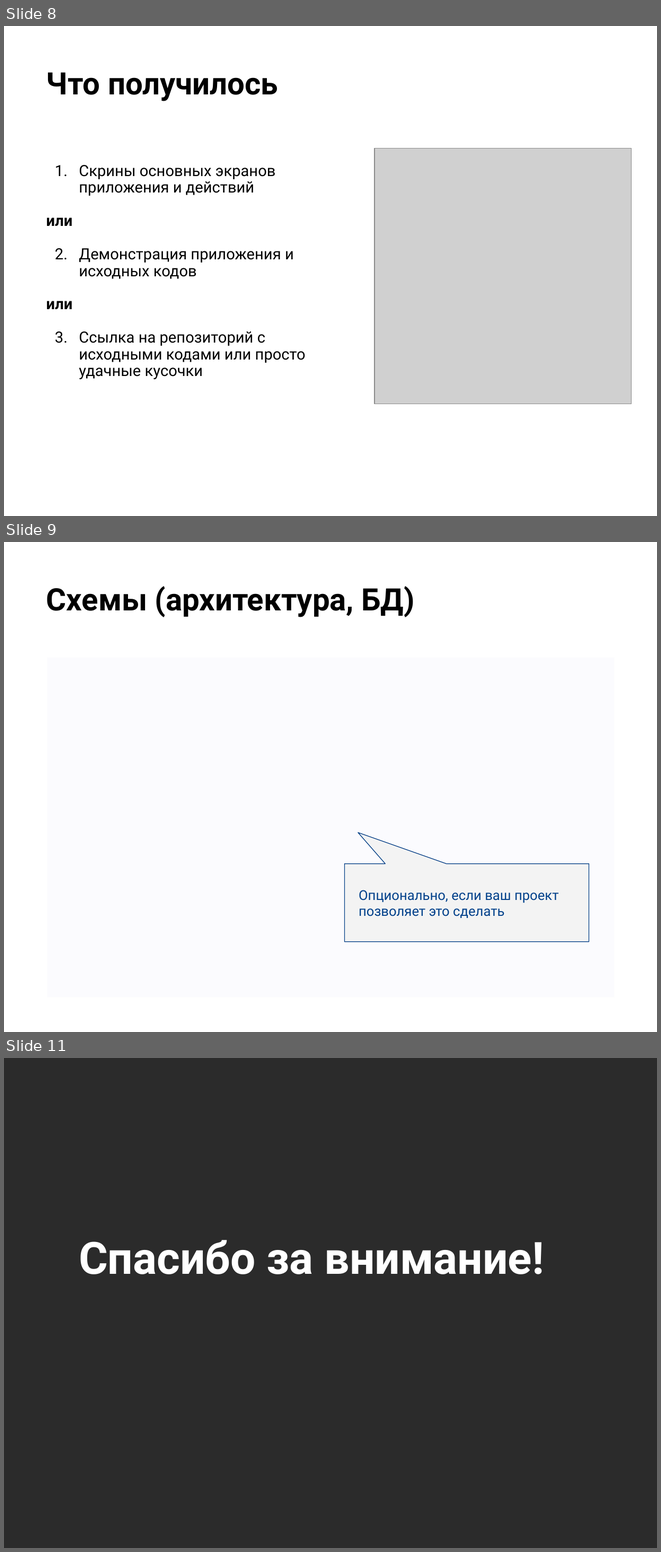
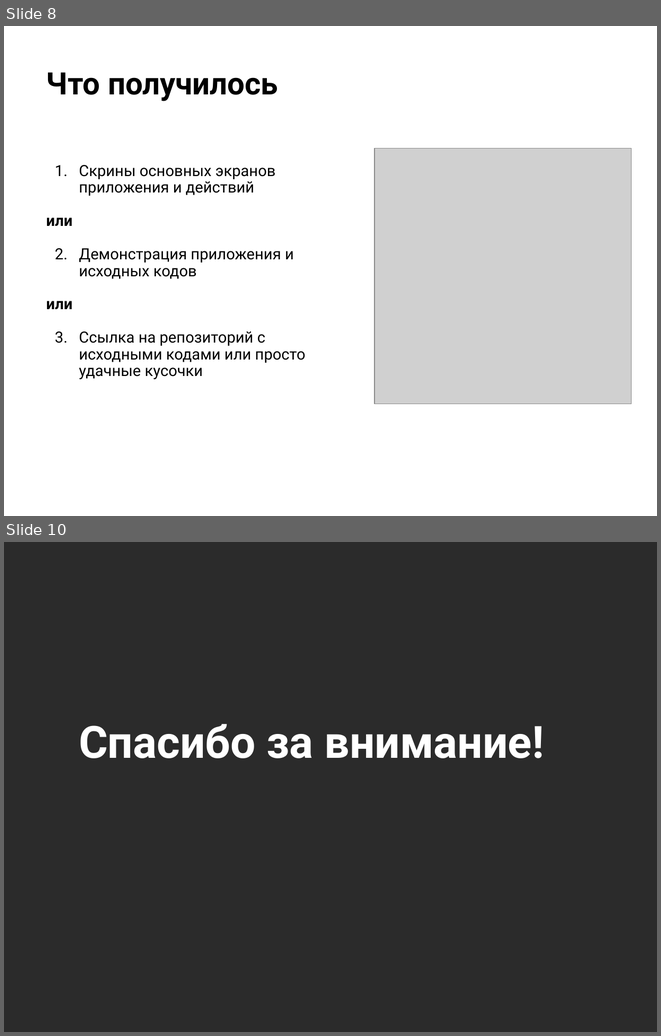
Before and after one commit to KateKorotkova/Otus.ProjectWork, a slide deck: Otus.ProjectWork.pptx. Shown one above the other, each under a label of ours: slides 8, 9 and 11 before the commit, slides 8 and 10 after it; the slides between them are not shown. The pictures are 661x1552 and 661x1036 pixels, drawn with LibreOffice and Linux fonts; fonts in the diff are those of the drawing; grey boxes stand for pictures; background and template pictures are left out; a plain dark background stands for a picture behind light text. Boxes give left, top, right and bottom in pixels: in the first picture for what was removed or moved away, otherwise in the second. Text is boxed around its words. In the diff, an @@ line names an element or a change of style, - is before the commit and + after.

```diff
--- a/Otus.ProjectWork.pptx
+++ b/Otus.ProjectWork.pptx
@@ slide 9 removed at (4, 542, 657, 1032), background picture (left out) @@
@@ title removed at (46, 586, 415, 617) @@
-Схемы (архитектура, БД)
@@ rectangle removed at (47, 658, 614, 997) @@
@@ speech box removed at (344, 863, 589, 941) @@
-Опционально, если ваш проект позволяет это сделать
@@ what was slide 11 is now slide 10 @@
```
Also in this commit, not shown: 3 slides changed, 4 slides added, 10 other slides removed.
